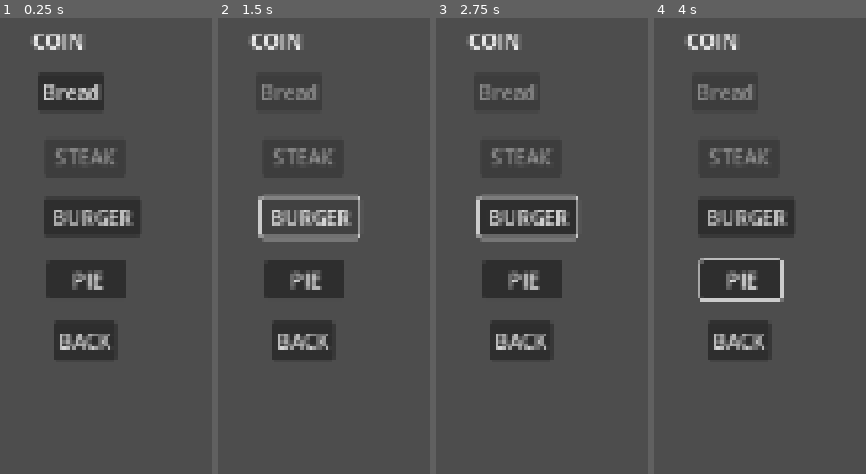
Above: before the commit, frames 1-4 (left to right).
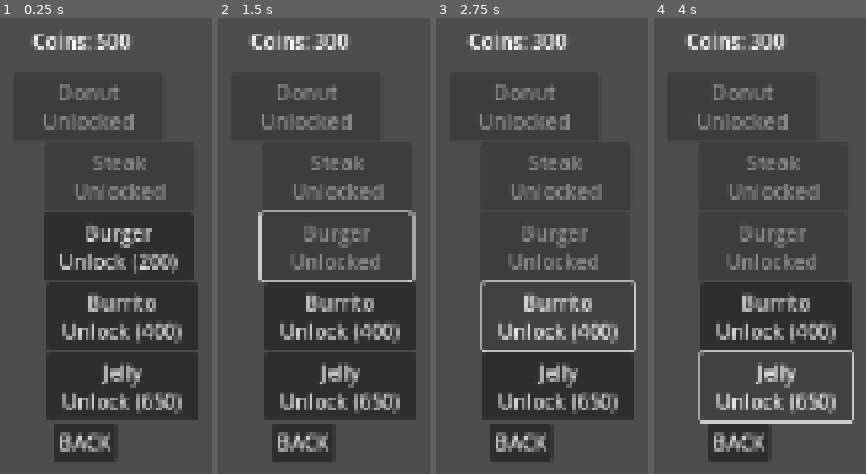
Above: after the commit, the same moments.

Repository: non123a/resturantSim
Game: Godot game, scene res://scenes/dashboard/foodunlock.tscn
Two runs of this game, one before a commit and one after it. Both use one fixed random seed, a clock stepped at 60 frames per second and the inputs below. This scene is started directly instead of the project's main scene.
Inputs (mouse positions are in pixels of both pictures, inside the frame that each line leads up to):
- Up to frame 1 (0.25 s): no input
- Up to frame 2 (1.5 s): click (287, 90) at 0.5 s, where only the run before the commit has a clickable "Bread"; click "BURGER" (after the commit: "Burger Unlock (200)") at 1.25 s
- Up to frame 3 (2.75 s): click (558, 318) at 2 s, where only the run after the commit has a clickable "Burrito Unlock (400)"
- Up to frame 4 (4 s): click (740, 277) at 2.75 s, where only the run before the commit has a clickable "PIE"; click (776, 387) at 3.5 s, where only the run after the commit has a clickable "Jelly Unlock (650)"

The runs differ from the first frame. In frame 1, 31% of the frame differs, in the area x 20-94%, y 2-98%; in frame 2, 27%; in frame 3, 22%; in frame 4, 19%.

Commit message:
add donut and re design the old food upgrade and unlock system

Diff:
--- a/scenes/dashboard/foodunlock.tscn
+++ b/scenes/dashboard/foodunlock.tscn
@@ -8,7 +8,7 @@
 offset_left = 50.0
 offset_top = 46.0
 offset_right = 393.0
-offset_bottom = 365.0
+offset_bottom = 440.0
 script = ExtResource("1_rarpg")
 
 [node name="CoinLabel" type="Label" parent="."]
@@ -19,49 +19,57 @@
 offset_bottom = 48.0
 text = "COIN"
 
-[node name="BreadButton" type="Button" parent="."]
+[node name="DonutButton" type="Button" parent="."]
 layout_mode = 0
-offset_left = 119.0
+offset_left = 100.0
 offset_top = 62.0
-offset_right = 173.0
-offset_bottom = 93.0
-text = "Bread"
+offset_right = 220.0
+offset_bottom = 105.0
+text = "Donut"
 
 [node name="SteakButton" type="Button" parent="."]
 layout_mode = 0
 offset_left = 125.0
-offset_top = 114.0
-offset_right = 190.0
-offset_bottom = 145.0
-text = "STEAK
-"
+offset_top = 118.0
+offset_right = 245.0
+offset_bottom = 161.0
+text = "Steak"
 
 [node name="BurgerButton" type="Button" parent="."]
 layout_mode = 0
 offset_left = 124.0
-offset_top = 162.0
-offset_right = 202.0
-offset_bottom = 193.0
-text = "BURGER"
+offset_top = 174.0
+offset_right = 244.0
+offset_bottom = 217.0
+text = "Burger"
 
-[node name="PieButton" type="Button" parent="."]
+[node name="BurritoButton" type="Button" parent="."]
 layout_mode = 0
 offset_left = 127.0
-offset_top = 212.0
-offset_right = 191.0
-offset_bottom = 243.0
-text = "PIE"
+offset_top = 230.0
+offset_right = 247.0
+offset_bottom = 273.0
+text = "Burrito"
+
+[node name="JellyButton" type="Button" parent="."]
+layout_mode = 0
+offset_left = 127.0
+offset_top = 286.0
+offset_right = 247.0
+offset_bottom = 329.0
+text = "Jelly"
 
 [node name="BackButton" type="Button" parent="."]
 layout_mode = 0
 offset_left = 132.0
-offset_top = 261.0
+offset_top = 342.0
 offset_right = 182.0
-offset_bottom = 292.0
+offset_bottom = 373.0
 text = "BACK"
 
-[connection signal="pressed" from="BreadButton" to="." method="_on_bread_button_pressed"]
+[connection signal="pressed" from="DonutButton" to="." method="_on_donut_button_pressed"]
 [connection signal="pressed" from="SteakButton" to="." method="_on_steak_button_pressed"]
 [connection signal="pressed" from="BurgerButton" to="." method="_on_burger_button_pressed"]
-[connection signal="pressed" from="PieButton" to="." method="_on_pie_button_pressed"]
+[connection signal="pressed" from="BurritoButton" to="." method="_on_burrito_button_pressed"]
+[connection signal="pressed" from="JellyButton" to="." method="_on_jelly_button_pressed"]
 [connection signal="pressed" from="BackButton" to="." method="_on_back_button_pressed"]
--- a/scenes/main/main.tscn
+++ b/scenes/main/main.tscn
@@ -18,6 +18,9 @@
 [ext_resource type="Texture2D" uid="uid://b6rmjrwlr6g73" path="res://assets/chimengAsset/hamburger/beef bread sauce.png" id="18_breadbeefsauce"]
 [ext_resource type="Texture2D" uid="uid://bf8qibqfb71fj" path="res://assets/chimengAsset/hamburger/bread vegetable beef.png" id="19_breadvegbeef"]
 [ext_resource type="Texture2D" uid="uid://c4ub26mwuyi74" path="res://assets/chimengAsset/hamburger/hamburgers.png" id="20_burger"]
+[ext_resource type="Texture2D" uid="uid://tcpoun17rrjc" path="res://assets/chimengAsset/donut/donut.png" id="21_donut"]
+[ext_resource type="Texture2D" uid="uid://8mdudk3lx7ng" path="res://assets/chimengAsset/burrito/burrito.png" id="22_burrito"]
+[ext_resource type="Texture2D" uid="uid://b16den6q5s7da" path="res://assets/chimengAsset/jelly/jelly plate.png" id="23_jelly"]
 
 [sub_resource type="TileSetAtlasSource" id="TileSetAtlasSource_l3cfh"]
 texture = ExtResource("3_k2fmo")
@@ -1039,67 +1042,86 @@
 
 [node name="BurgerRawBeef" parent="IngredientShelf" instance=ExtResource("4_6q06x")]
 position = Vector2(1180, 555)
-ingredient_name = "burger_raw_beef"
+ingredient_id = "burger_raw_beef"
 ingredient_texture = ExtResource("10_rawbeef")
 
 [node name="BurgerBread" parent="IngredientShelf" instance=ExtResource("4_6q06x")]
 position = Vector2(1180, 455)
-ingredient_name = "burger_bread"
+ingredient_id = "burger_bread"
 ingredient_texture = ExtResource("12_bread")
 
 [node name="BurgerVegetable" parent="IngredientShelf" instance=ExtResource("4_6q06x")]
 position = Vector2(1180, 355)
-ingredient_name = "burger_vegetable"
+ingredient_id = "burger_vegetable"
 ingredient_texture = ExtResource("13_veg")
 
 [node name="BurgerSauce" parent="IngredientShelf" instance=ExtResource("4_6q06x")]
 position = Vector2(1180, 255)
-ingredient_name = "burger_sauce"
+ingredient_id = "burger_sauce"
 ingredient_texture = ExtResource("14_sauce")
 
 [node name="BurgerBeef" parent="IngredientShelf" instance=ExtResource("4_6q06x")]
 visible = false
 position = Vector2(1180, 555)
-ingredient_name = "burger_beef"
+ingredient_id = "burger_beef"
 ingredient_texture = ExtResource("11_beef")
 
 [node name="BurgerBreadVegetable" parent="IngredientShelf" instance=ExtResource("4_6q06x")]
 visible = false
 position = Vector2(1180, 455)
-ingredient_name = "burger_bread_vegetable"
+ingredient_id = "burger_bread_vegetable"
 ingredient_texture = ExtResource("15_breadveg")
 
 [node name="BurgerBreadVegetableSauce" parent="IngredientShelf" instance=ExtResource("4_6q06x")]
 visible = false
 position = Vector2(1180, 455)
-ingredient_name = "burger_bread_vegetable_sauce"
+ingredient_id = "burger_bread_vegetable_sauce"
 ingredient_texture = ExtResource("16_breadvegsauce")
 
 [node name="BurgerBreadBeef" parent="IngredientShelf" instance=ExtResource("4_6q06x")]
 visible = false
 position = Vector2(1180, 455)
-ingredient_name = "burger_bread_beef"
+ingredient_id = "burger_bread_beef"
 ingredient_texture = ExtResource("17_breadbeef")
 
 [node name="BurgerBreadBeefSauce" parent="IngredientShelf" instance=ExtResource("4_6q06x")]
 visible = false
 position = Vector2(1180, 455)
-ingredient_name = "burger_bread_beef_sauce"
+ingredient_id = "burger_bread_beef_sauce"
 ingredient_texture = ExtResource("18_breadbeefsauce")
 
 [node name="BurgerBreadVegetableBeef" parent="IngredientShelf" instance=ExtResource("4_6q06x")]
 visible = false
 position = Vector2(1180, 455)
-ingredient_name = "burger_bread_vegetable_beef"
+ingredient_id = "burger_bread_vegetable_beef"
 ingredient_texture = ExtResource("19_breadvegbeef")
 
 [node name="Burger" parent="IngredientShelf" instance=ExtResource("4_6q06x")]
 visible = false
 position = Vector2(1180, 455)
-ingredient_name = "burger"
 ingredient_id = "burger"
 ingredient_texture = ExtResource("20_burger")
 food_id = "burger"
 
+[node name="Donut" parent="IngredientShelf" instance=ExtResource("4_6q06x")]
+position = Vector2(970, 555)
+ingredient_id = "donut"
+ingredient_texture = ExtResource("21_donut")
+food_id = "donut"
+
+[node name="Burrito" parent="IngredientShelf" instance=ExtResource("4_6q06x")]
+visible = false
+position = Vector2(970, 455)
+ingredient_id = "burrito"
+ingredient_texture = ExtResource("22_burrito")
+food_id = "burrito"
+
+[node name="Jelly" parent="IngredientShelf" instance=ExtResource("4_6q06x")]
+visible = false
+position = Vector2(970, 355)
+ingredient_id = "jelly"
+ingredient_texture = ExtResource("23_jelly")
+food_id = "jelly"
+
 [connection signal="pressed" from="CanvasLayer/EndPanel/RestartButton" to="." method="_on_restart_button_pressed"]
 [connection signal="pressed" from="CanvasLayer/EndPanel/BackButton" to="." method="_on_button_pressed"]
--- a/scripts/FoodData.gd
+++ b/scripts/FoodData.gd
@@ -53,13 +53,6 @@
 		"price": 13
 	},
 
-	"bread": {
-		"type": "microwave",
-		"steps": ["microwave"],
-		"cook_time": 1.5,
-		"price": 9
-	},
-
 	"bun": {
 		"type": "microwave",
 		"steps": ["microwave"],
--- a/scripts/GameData.gd
+++ b/scripts/GameData.gd
@@ -1,6 +1,7 @@
 extends Node
 func _ready():
 	load_game()
+	normalize_unlocked_foods()
 
 var coins = 500
 var best_coins = 0
@@ -9,21 +10,57 @@
 	"income": 0
 }
 
-var unlocked_foods = [
-	"steak"
-
+var food_progression_order = [
+	"donut",
+	"steak",
+	"burger",
+	"burrito",
+	"jelly"
 ]
 
-var implemented_foods = [
+var food_progression = {
+	"donut": {
+		"display_name": "Donut",
+		"unlock_cost": 0,
+		"implemented": true,
+		"start_unlocked": true
+	},
+	"steak": {
+		"display_name": "Steak",
+		"unlock_cost": 0,
+		"implemented": true,
+		"start_unlocked": true
+	},
+	"burger": {
+		"display_name": "Burger",
+		"unlock_cost": 200,
+		"implemented": true,
+		"start_unlocked": false
+	},
+	"burrito": {
+		"display_name": "Burrito",
+		"unlock_cost": 400,
+		"implemented": true,
+		"start_unlocked": false
+	},
+	"jelly": {
+		"display_name": "Jelly",
+		"unlock_cost": 650,
+		"implemented": true,
+		"start_unlocked": false
+	}
+}
+
+var unlocked_foods = [
 	"steak",
-	"burger"
+	"donut"
 ]
 
 func get_available_order_foods():
 	var available_foods = []
 
 	for food in unlocked_foods:
-		if implemented_foods.has(food):
+		if is_food_implemented(food):
 			available_foods.append(food)
 
 	return available_foods
@@ -35,6 +72,46 @@
 		return ""
 
 	return available_foods.pick_random()
+
+func get_progression_food_ids():
+	return food_progression_order
+
+func get_food_display_name(food_id):
+	return food_progression[food_id]["display_name"]
+
+func get_food_unlock_cost(food_id):
+	return food_progression[food_id]["unlock_cost"]
+
+func is_food_implemented(food_id):
+	return food_progression.has(food_id) and food_progression[food_id]["implemented"]
+
+func is_food_unlocked(food_id):
+	return unlocked_foods.has(food_id)
+
+func can_unlock_food(food_id):
+	return food_progression.has(food_id) and not is_food_unlocked(food_id)
+
+func unlock_food(food_id):
+	if not can_unlock_food(food_id):
+		return false
+
+	var cost = get_food_unlock_cost(food_id)
+	if coins < cost:
+		return false
+
+	coins -= cost
+	unlocked_foods.append(food_id)
+	save_game()
+	return true
+
+func normalize_unlocked_foods():
+	var normalized_foods = []
+
+	for food in food_progression_order:
+		if food_progression[food]["start_unlocked"] or unlocked_foods.has(food):
+			normalized_foods.append(food)
+
+	unlocked_foods = normalized_foods
 
 
 func save_game():
@@ -62,3 +139,4 @@
 	best_coins = data["best_coins"]
 	upgrades = data["upgrades"]
 	unlocked_foods = data["unlocked_foods"]
+	normalize_unlocked_foods()
--- a/scripts/GameManager.gd
+++ b/scripts/GameManager.gd
@@ -19,6 +19,9 @@
 @onready var burger_bread_beef_sauce = $IngredientShelf/BurgerBreadBeefSauce
 @onready var burger_bread_vegetable_beef = $IngredientShelf/BurgerBreadVegetableBeef
 @onready var burger = $IngredientShelf/Burger
+@onready var donut = $IngredientShelf/Donut
+@onready var burrito = $IngredientShelf/Burrito
+@onready var jelly = $IngredientShelf/Jelly
 var prep_ingredients = []
 
 var customers = []
@@ -40,6 +43,7 @@
 
 	# ✅ show actual coins
 	$CanvasLayer/CoinLabel.text = "Coins: " + str(GameData.coins)
+	update_progression_food_visibility()
 
 var spawn_positions = [
 	Vector2(200, 500),
@@ -81,6 +85,21 @@
 func remove_customer(customer):
 	customers.erase(customer)
 	customer_slots.erase(customer)
+
+func update_progression_food_visibility():
+	var steak_unlocked = GameData.is_food_unlocked("steak")
+	raw_steak.visible = steak_unlocked
+	vegetables.visible = steak_unlocked
+
+	var burger_unlocked = GameData.is_food_unlocked("burger")
+	burger_raw_beef.visible = burger_unlocked
+	burger_bread.visible = burger_unlocked
+	burger_vegetable.visible = burger_unlocked
+	burger_sauce.visible = burger_unlocked
+
+	donut.visible = GameData.is_food_unlocked("donut")
+	burrito.visible = GameData.is_food_unlocked("burrito")
+	jelly.visible = GameData.is_food_unlocked("jelly")
 
 
 func reset_combo():
@@ -262,6 +281,12 @@
 			return burger_bread_vegetable_beef
 		"burger":
 			return burger
+		"donut":
+			return donut
+		"burrito":
+			return burrito
+		"jelly":
+			return jelly
 		_:
 			return null
 
--- a/scripts/foodunlock.gd
+++ b/scripts/foodunlock.gd
@@ -1,65 +1,53 @@
 extends Control
 
+@onready var food_buttons = {
+	"donut": $DonutButton,
+	"steak": $SteakButton,
+	"burger": $BurgerButton,
+	"burrito": $BurritoButton,
+	"jelly": $JellyButton
+}
 
-# Called when the node enters the scene tree for the first time.
 func _ready():
+	update_ui()
 
-	if "bread" in GameData.unlocked_foods:
-		$BreadButton.disabled = true
-	if "steak" in GameData.unlocked_foods:
-		$SteakButton.disabled = true
+func update_ui():
+	$CoinLabel.text = "Coins: " + str(GameData.coins)
 
-# Called every frame. 'delta' is the elapsed time since the previous frame.
-func _process(delta: float) -> void:
-	pass
+	for food_id in GameData.get_progression_food_ids():
+		var button = food_buttons[food_id]
+		var display_name = GameData.get_food_display_name(food_id)
 
+		if GameData.is_food_unlocked(food_id):
+			button.text = display_name + "\nUnlocked"
+			button.disabled = true
+		else:
+			button.text = display_name + "\nUnlock (" + str(GameData.get_food_unlock_cost(food_id)) + ")"
+			button.disabled = false
 
-func _on_bread_button_pressed() -> void:
-
-	if "bread" in GameData.unlocked_foods:
-		print("Bread already unlocked")
+func try_unlock_food(food_id):
+	if GameData.is_food_unlocked(food_id):
 		return
 
-	var cost = 100
+	if not GameData.unlock_food(food_id):
+		print("Not enough coins")
 
-	if GameData.coins < cost:
-		print("Not enough coins")
-		return
+	update_ui()
 
-	GameData.coins -= cost
-	GameData.unlocked_foods.append("bread")
-	GameData.save_game()
-	$BreadButton.disabled = true
-
-	print("Bread unlocked!")
+func _on_donut_button_pressed() -> void:
+	try_unlock_food("donut")
 
 func _on_steak_button_pressed() -> void:
-
-	if "steak" in GameData.unlocked_foods:
-		print("Steak already unlocked")
-		return
-
-	var cost = 200
-
-	if GameData.coins < cost:
-		print("Not enough coins")
-		return
-
-	GameData.coins -= cost
-	GameData.unlocked_foods.append("steak")
-	GameData.save_game()
-
-	$SteakButton.disabled = true
-
-	print("Steak unlocked!")
+	try_unlock_food("steak")
 
 func _on_burger_button_pressed() -> void:
-	pass # Replace with function body.
+	try_unlock_food("burger")
 
+func _on_burrito_button_pressed() -> void:
+	try_unlock_food("burrito")
 
-func _on_pie_button_pressed() -> void:
-	pass # Replace with function body.
-
+func _on_jelly_button_pressed() -> void:
+	try_unlock_food("jelly")
 
 func _on_back_button_pressed():
 	get_tree().change_scene_to_file("res://scenes/dashboard/dashboard.tscn")
Not shown: 1 places in scenes/main/main.tscn that only renumber resources
